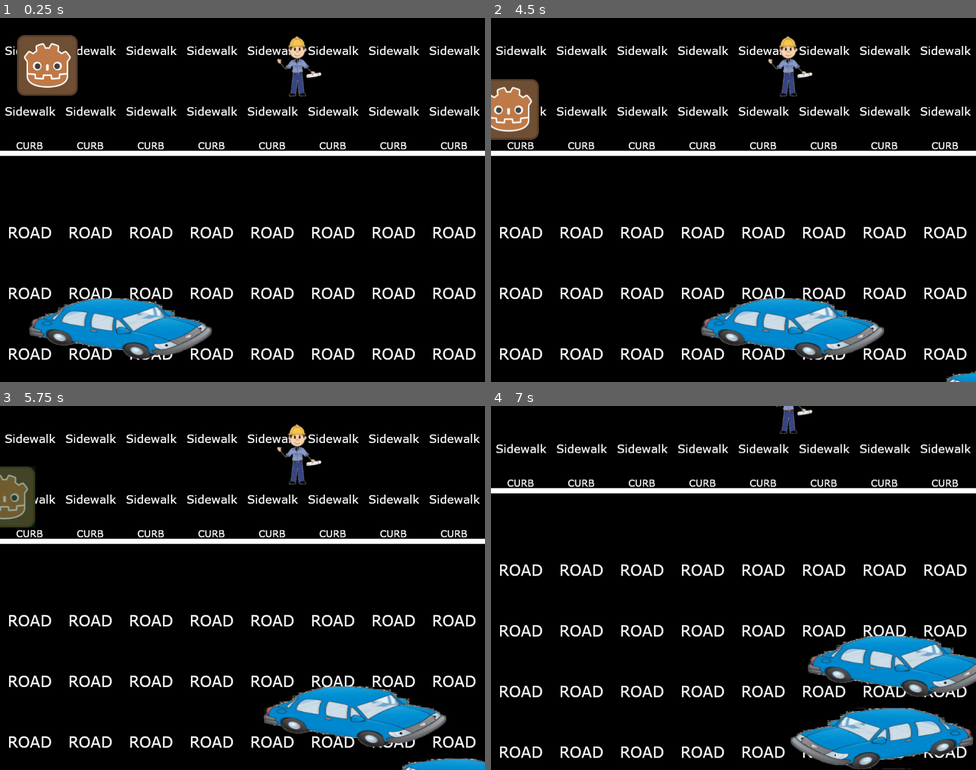
Above: before the commit, frames 1-4 (two rows, left to right).
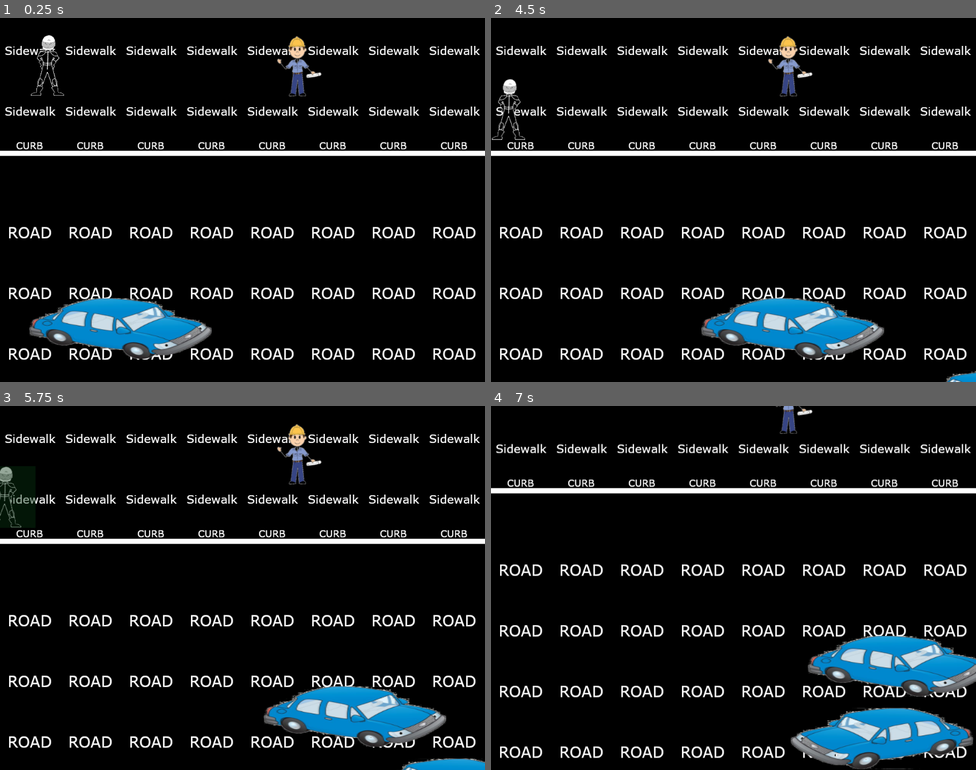
Above: after the commit, the same moments.

Repository: Anatolij-Grigorjev/MopedRebel
Game: Godot game, scene res://stages/stage_road1.tscn
Same seed, same stepped clock (60 frames per second), same inputs: the game is played once before the commit and once after it. The project has no main scene, so this scene is started directly. The engine's default icon, where the game draws it, is replaced by a stand-in: a white triangle on a blue panel in a dark square.
Inputs:
- Up to frame 1 (0.25 s): no input
- Up to frame 2 (4.5 s): hold D (accelerate_right) 0.53-1.28 s; hold F (flip_bird) 0.53-1.28 s; hold S (swerve_down) 1.28-2.03 s; tap one key every 0.75 s from 1.35 s: Space (mount_moped) E (turn_around) F (flip_bird) Space (mount_moped) E (turn_around); hold D (accelerate_right) 2.03-2.78 s; hold A (accelerate_left) from 2.78 s (still down)
- Up to frame 3 (5.75 s): release A (accelerate_left) at 5.03 s; hold S (swerve_down) from 5.03 s (still down); hold F (flip_bird) from 5.03 s (still down)
- Up to frame 4 (7 s): release S (swerve_down) at 5.78 s; release F (flip_bird) at 5.78 s; hold D (accelerate_right) 5.78-6.53 s; tap Space (mount_moped) at 5.85 s; hold A (accelerate_left) from 6.53 s (still down); tap E (turn_around) at 6.6 s

The runs differ from the first frame. In frame 1, 2.1% of the frame differs, in the area x 3-16%, y 4-22%; in frame 2, 1.6%; in frame 3, 1.2%; in frame 4, nothing differs.

Commit message:
fix rebel on foot sprite, global code tweaks

Diff:
--- a/game/conflict/conflict_root.tscn
+++ b/game/conflict/conflict_root.tscn
@@ -121,7 +121,7 @@
 alignment = 1
 _sections_unfolded = [ "Grow Direction", "Margin", "Size Flags", "custom_constants" ]
 
-[node name="moped_tex" type="TextureRect" parent="outer_container/chars_outer_container/pictures_container" index="0"]
+[node name="rebel_tex" type="TextureRect" parent="outer_container/chars_outer_container/pictures_container" index="0"]
 
 anchor_left = 0.0
 anchor_top = 0.0
--- a/game/conflict/selection_options.gd
+++ b/game/conflict/selection_options.gd
@@ -13,9 +13,11 @@
 var curr_selection_idx = 0
 var option_picked = false
 var enemy_sprite_node
+var rebel_sprite_node
 
 func _ready():
 	enemy_sprite_node = owner.get_node('outer_container/chars_outer_container/pictures_container/enemy_tex')
+	rebel_sprite_node = owner.get_node('outer_container/chars_outer_container/pictures_container/rebel_tex')
 	init_options_containers_data()
 	init_conflict_with_details(null, 0, 0, 'DUMMY')
 
@@ -38,9 +40,13 @@
 		var detail_template = option_selected_detail_templates[idx]
 		var detail_text = detail_template % detail_param[idx]
 		option_selected_detail_text.append(detail_text)
+	_apply_conflict_textures(enemy_texture)
+	mark_selected_option()
+
+func _apply_conflict_textures(enemy_texture):
 	if (enemy_texture != null):
 		enemy_sprite_node.texture = enemy_texture
-	mark_selected_option()
+	rebel_sprite_node.texture = G.node_active_rebel.active_sprite.texture
 
 
 func mark_selected_option():
@@ -100,7 +106,7 @@
 func _process_picked_bribe():
 	pass
 func _process_picked_diss():
-
+	F.logf("choosing diss for node name %s...", [VS.conflict_with_node.name])
 	var chosen_diss = (
 		DE.get_random_enemy_diss(VS.conflict_with_node.name)
 		if VS.conflict_with_node != null
--- a/game/globals/global_functions.gd
+++ b/game/globals/global_functions.gd
@@ -95,7 +95,10 @@
 	return C.FACING.LEFT if facing_direction == C.FACING.RIGHT else C.FACING.RIGHT
 
 func get_facing_for_velocity(velocity):
-	return sign(velocity)
+	if (typeof(velocity) == TYPE_VECTOR2):
+		return sign(velocity.x)
+	else:
+		return sign(velocity)
 
 func parse_json_file_as_var(filepath):
 	#also sanity-checks string internally
--- a/game/rebel/rebel_on_foot.gd
+++ b/game/rebel/rebel_on_foot.gd
@@ -6,9 +6,11 @@
 
 var diss_right_pos_node
 var diss_left_pos_node
+var active_sprite
 
 func _ready():
 	G.node_rebel_on_foot = self
+	active_sprite = $sprite_on_foot
 	diss_right_pos_node = $diss_right_position
 	diss_left_pos_node = $diss_left_position
 	pass
--- a/game/rebel/rebel_on_foot.tscn
+++ b/game/rebel/rebel_on_foot.tscn
@@ -7,9 +7,9 @@
 [sub_resource type="RectangleShape2D" id=1]
 
 custom_solver_bias = 0.0
-extents = Vector2( 64, 64 )
+extents = Vector2( 34.1616, 64 )
 
-[node name="rebel_on_foot" type="KinematicBody2D" index="0"]
+[node name="rebel_on_foot" type="KinematicBody2D"]
 
 input_pickable = false
 collision_layer = 8
@@ -25,6 +25,7 @@
 [node name="sprite_on_foot" type="Sprite" parent="." index="1"]
 
 texture = ExtResource( 2 )
+_sections_unfolded = [ "Transform" ]
 
 [node name="sprite_on_moped" type="Sprite" parent="." index="2"]
 
@@ -59,10 +60,10 @@
 
 [node name="diss_right_position" type="Position2D" parent="." index="4"]
 
-position = Vector2( 128, 0 )
+position = Vector2( 45, 0 )
 _sections_unfolded = [ "Transform" ]
 
 [node name="diss_left_position" type="Position2D" parent="." index="5"]
 
-position = Vector2( -128, 0 )
+position = Vector2( -45, 0 )
 _sections_unfolded = [ "Transform" ]
--- a/game/rebel/rebel_on_moped.gd
+++ b/game/rebel/rebel_on_moped.gd
@@ -25,9 +25,12 @@
 
 var facing_direction
 
+var active_sprite
+
 func _ready():
 	facing_direction = C.FACING.RIGHT
 	G.node_rebel_on_moped = self
+	active_sprite = $sprite_on_moped
 	reset_velocity()
 
 func reset_velocity():
Binary file changed: game/rebel/rebel_on_foot.png
Not shown, added: assets/cartoon1.gif
